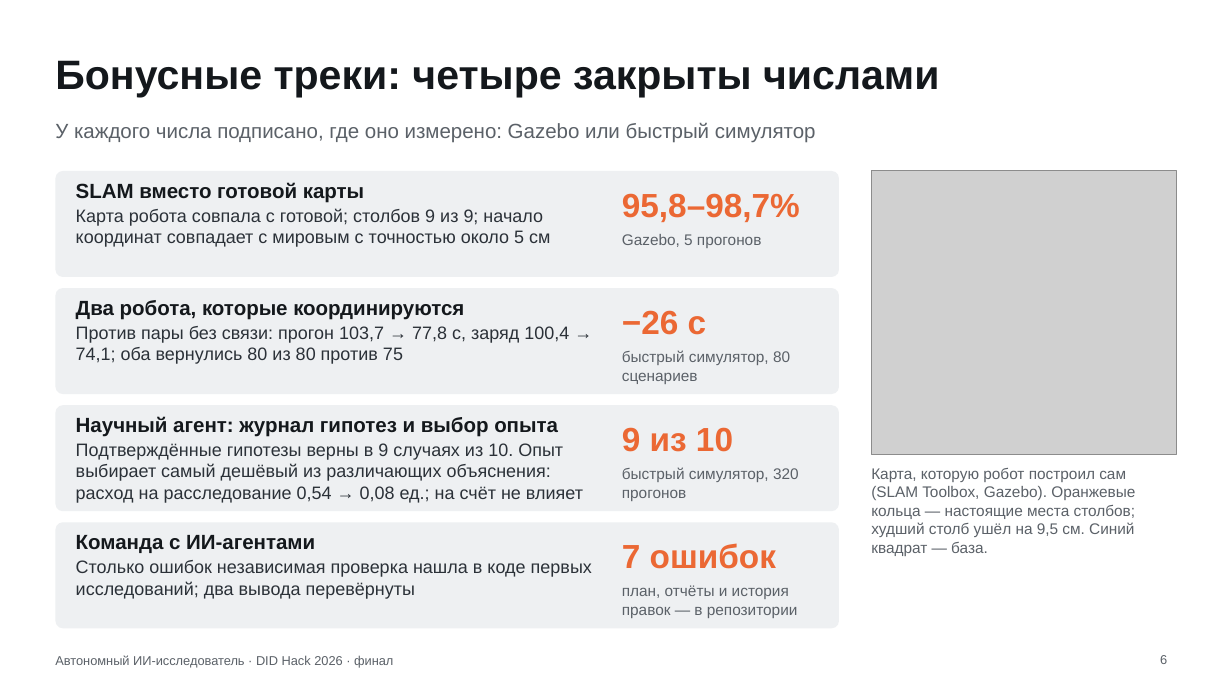
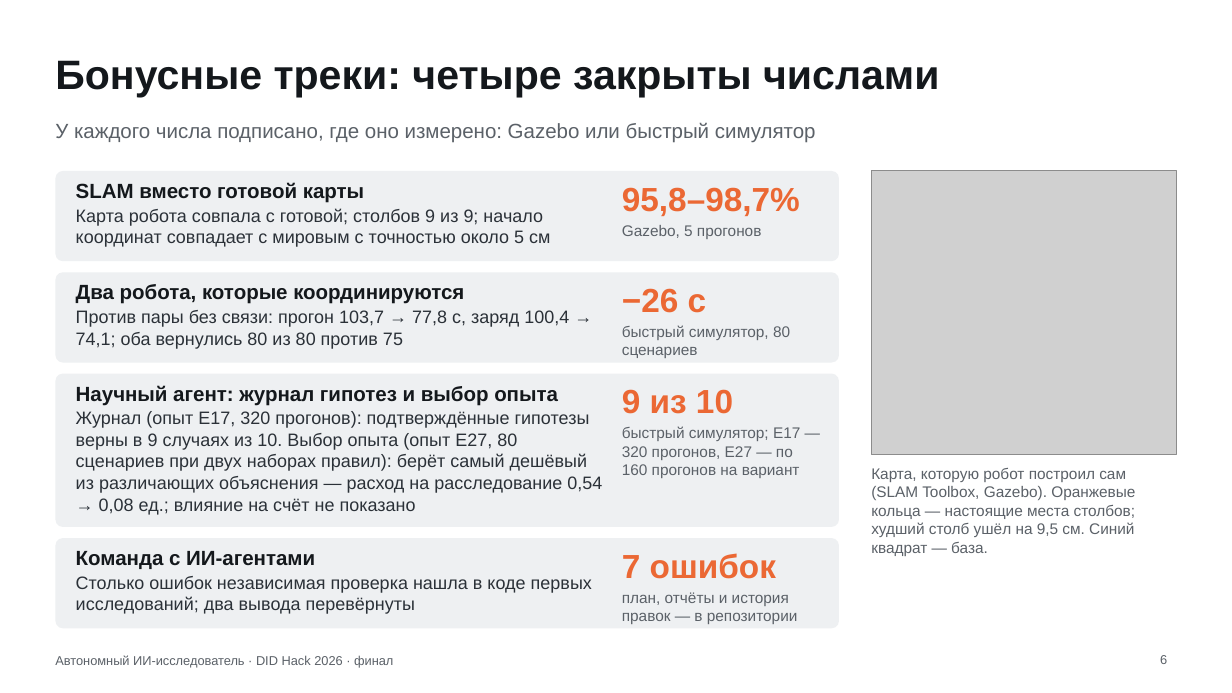
Before and after one commit to Mput13/did-hack, a slide deck: slide 6 of presentation/final.pptx. Drawn at 1232x693 pixels with LibreOffice and Linux fonts; fonts in the diff are those of the drawing; grey boxes stand for pictures. Boxes give left, top, right and bottom in pixels: in the first picture for what was removed or moved away, otherwise in the second. Text is boxed around its words. In the diff, an @@ line names an element or a change of style, - is before the commit and + after.

```diff
--- a/presentation/final.pptx
+++ b/presentation/final.pptx
@@ rounded rectangle: place and size @@
-rounded rectangle at <box>55,171,839,277</box>
+rounded rectangle at <box>55,171,839,262</box>
@@ text "95,8–98,7%": place and size @@
-text "95,8–98,7%" at <box>622,193,800,222</box>
+text "95,8–98,7%" at <box>622,187,800,216</box>
@@ text "Gazebo, 5 прогонов": place and size @@
-text "Gazebo, 5 прогонов" at <box>622,234,761,248</box>
+text "Gazebo, 5 прогонов" at <box>622,225,761,239</box>
@@ proportions changed in 4 elements at <box>55,171,839,262</box>, <box>55,538,839,628</box>, <box>55,373,839,527</box>, <box>55,273,839,363</box> @@
@@ rounded rectangle: place and size @@
-rounded rectangle at <box>55,288,839,395</box>
+rounded rectangle at <box>55,273,839,363</box>
@@ text "Два робота, которые координируются": place and size @@
-text "Два робота, которые координируются" at <box>76,300,464,320</box>
+text "Два робота, которые координируются" at <box>76,284,464,304</box>
@@ text "−26 с": place and size @@
-text "−26 с" at <box>622,310,707,335</box>
+text "−26 с" at <box>622,288,707,313</box>
@@ text "Против пары без связи: прогон ...": place and size @@
-text "Против пары без связи: прогон ..." at <box>76,326,569,364</box>
+text "Против пары без связи: прогон ..." at <box>76,310,569,349</box>
@@ text "быстрый симулятор, 80 сценариев": place and size @@
-text "быстрый симулятор, 80 сценариев" at <box>622,350,790,384</box>
+text "быстрый симулятор, 80 сценариев" at <box>622,325,790,358</box>
@@ rounded rectangle: place and size @@
-rounded rectangle at <box>55,405,839,511</box>
+rounded rectangle at <box>55,373,839,527</box>
@@ text "Научный агент: журнал гипотез и ...": place and size @@
-text "Научный агент: журнал гипотез и ..." at <box>76,416,558,437</box>
+text "Научный агент: журнал гипотез и ..." at <box>76,385,558,406</box>
@@ text "9 из 10": place and size @@
-text "9 из 10" at <box>622,427,733,452</box>
+text "9 из 10" at <box>622,389,733,414</box>
@@ text at <box>76,411,602,515</box>: text changed @@
-Подтверждённые гипотезы верны в 9 случаях из 10. Опыт выбирает самый дешёвый из различающих объяснения: расход на расследование 0,54 → 0,08 ед.; на счёт не влияет
+Журнал (опыт E17, 320 прогонов): подтверждённые гипотезы верны в 9 случаях из 10. Выбор опыта (опыт E27, 80 сценариев при двух наборах правил): берёт самый дешёвый из различающих объяснения — расход на расследование 0,54 → 0,08 ед.; влияние на счёт не показано
@@ text at <box>622,426,800,478</box>: text changed @@
-быстрый симулятор, 320 прогонов
+быстрый симулятор; E17 — 320 прогонов, E27 — по 160 прогонов на вариант
@@ rounded rectangle: place and size @@
-rounded rectangle at <box>55,522,839,628</box>
+rounded rectangle at <box>55,538,839,628</box>
@@ text "Команда с ИИ-агентами": place and size @@
-text "Команда с ИИ-агентами" at <box>76,535,315,553</box>
+text "Команда с ИИ-агентами" at <box>76,551,315,569</box>
@@ text "7 ошибок": place and size @@
-text "7 ошибок" at <box>622,543,776,569</box>
+text "7 ошибок" at <box>622,553,776,579</box>
@@ text "Столько ошибок независимая проверка нашла ...": place and size @@
-text "Столько ошибок независимая проверка нашла ..." at <box>76,560,592,599</box>
+text "Столько ошибок независимая проверка нашла ..." at <box>76,576,592,614</box>
@@ text "план, отчёты и история правок ...": place and size @@
-text "план, отчёты и история правок ..." at <box>622,585,798,618</box>
+text "план, отчёты и история правок ..." at <box>622,592,798,624</box>
```
Also in this commit, not shown: 9 other slides changed, 16 other files.
